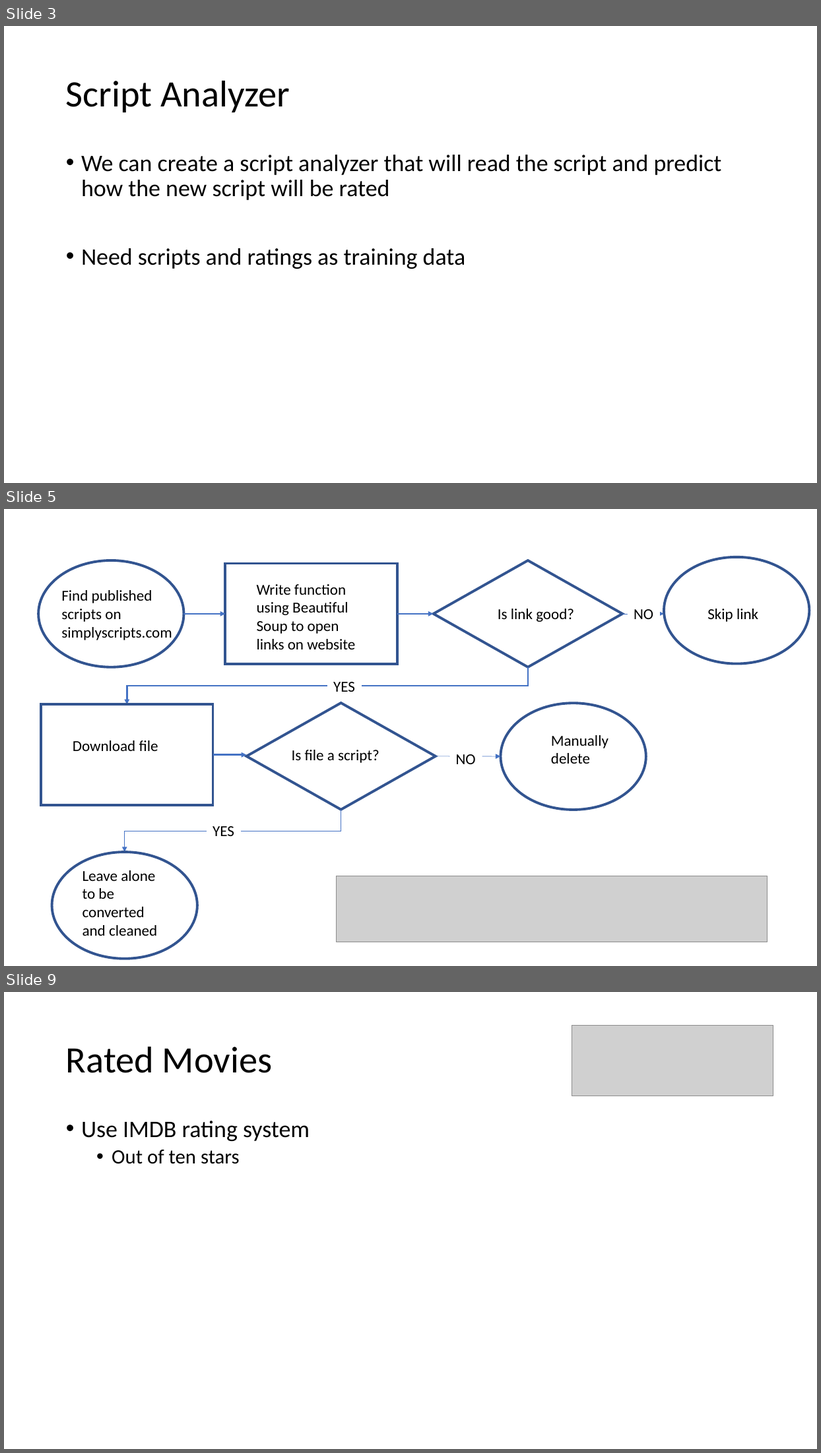
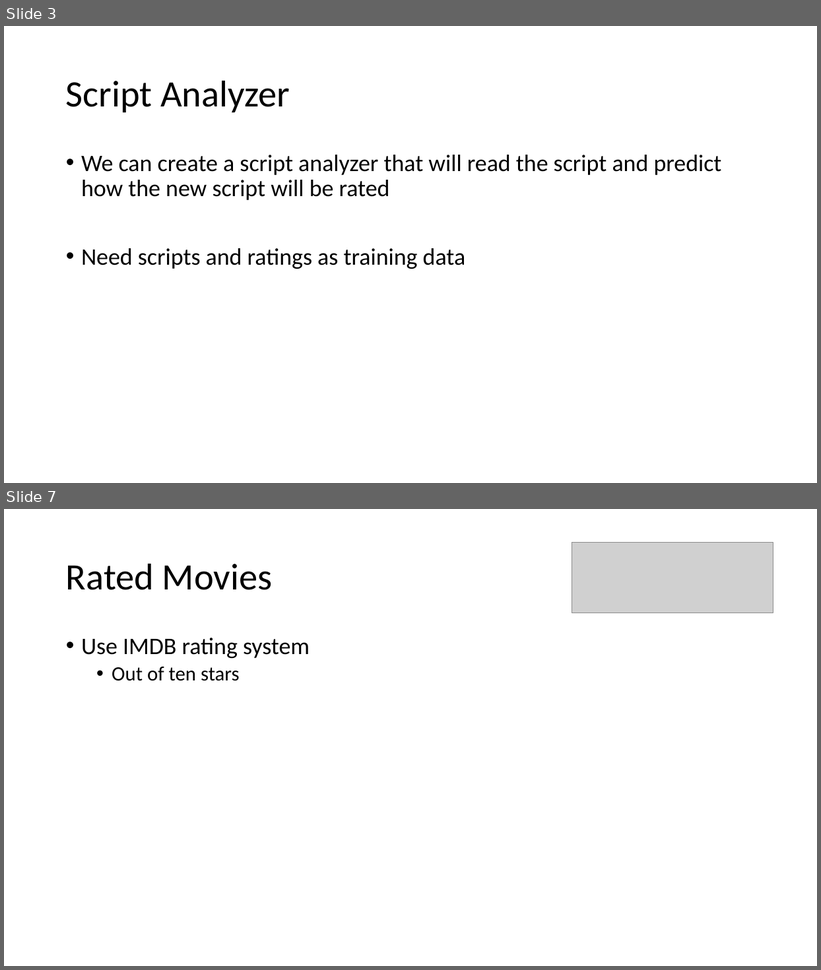
Before and after one commit to cda913/Capstone, a slide deck: AitkinCapstonePresentation.pptx. Shown one above the other, each under a label of ours: slides 3, 5 and 9 before the commit, slides 3 and 7 after it; the slides between them are not shown. The pictures are 821x1453 and 821x970 pixels, drawn with LibreOffice and Linux fonts; fonts in the diff are those of the drawing; grey boxes stand for pictures. Boxes give left, top, right and bottom in pixels: in the first picture for what was removed or moved away, otherwise in the second. Text is boxed around its words. In the diff, an @@ line names an element or a change of style, - is before the commit and + after.

```diff
--- a/AitkinCapstonePresentation.pptx
+++ b/AitkinCapstonePresentation.pptx
@@ slide 5 removed at <box>4,509,817,966</box>, background #FFFFFF @@
@@ ellipse removed at <box>38,560,184,667</box> @@
@@ rectangle removed at <box>225,563,397,664</box> @@
@@ diamond removed at <box>434,560,622,667</box> @@
@@ ellipse removed at <box>664,557,809,664</box> @@
@@ text removed at <box>257,584,355,650</box> @@
-Write function using Beautiful Soup to open links on website
@@ text removed at <box>61,590,172,640</box> @@
-Find published scripts on simplyscripts.com
@@ arrow removed from (184, 614) to (225, 614) @@
@@ arrow removed from (397, 614) to (434, 614) @@
@@ text removed at <box>498,609,574,622</box> @@
-Is link good?
@@ arrow removed from (622, 614) to (664, 614) @@
@@ text removed at <box>634,609,653,619</box> @@
-NO
@@ text removed at <box>708,609,758,622</box> @@
-Skip link
@@ elbow arrow removed from (528, 667) to (127, 705) @@
@@ text removed at <box>333,682,355,692</box> @@
-YES
@@ rectangle removed at <box>41,705,213,805</box> @@
@@ diamond removed at <box>247,703,436,810</box> @@
@@ ellipse removed at <box>500,703,646,810</box> @@
@@ text removed at <box>73,741,158,751</box> @@
-Download file
@@ text removed at <box>551,735,609,764</box> @@
-Manually delete
@@ arrow removed from (213, 755) to (247, 755) @@
@@ text removed at <box>292,750,380,763</box> @@
-Is file a script?
@@ arrow removed from (436, 757) to (500, 757) @@
@@ text removed at <box>456,755,476,764</box> @@
-NO
@@ elbow arrow removed from (341, 810) to (125, 852) @@
@@ text removed at <box>213,826,234,836</box> @@
-YES
@@ ellipse removed at <box>52,852,197,959</box> @@
@@ text removed at <box>83,871,157,936</box> @@
-Leave alone to be converted and cleaned
@@ picture removed at <box>337,876,768,943</box> @@
@@ what was slide 9 is now slide 7 @@
```
Also in this commit, not shown: 2 slides changed, 3 slides added, 4 other slides removed.
